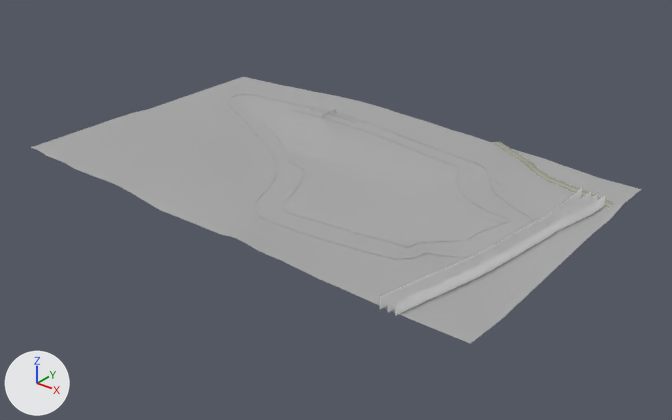
What one commit did to the Blender file knock/blender/knock.blend.
Rendered twice from a 50 mm camera at (1567.0, -1146.0, 799.0) aimed at (482.0, 210.0, -42.0). Lighting does not change. The marker at lower left points along +X, +Y and +Z.

Names of what the first picture shows: 'Forest', 'Forest.001', 'Forest.007', 'OUTER_TERRAIN', 'ROAD1', 'tkRS464.001'.
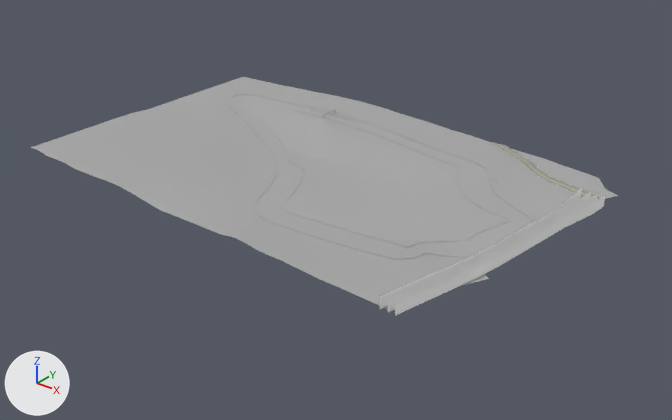
Commit message: Remove non-viewable terrain vertices in the East

Patch to the scene script:
```diff
--- a/knock/blender/knock.blend.py
+++ b/knock/blender/knock.blend.py
@@ me_outer_terrain @@
 # used by ob_outer_terrain; parent = ob_terr; location = (0.0, 0.0, 0.0)
-me_outer_terrain.from_pydata(...)  # 1319 vertices, 1976 faces; spans x -101.0..989.0, y 0.0..61.0, z -546.0..106.0
+me_outer_terrain.from_pydata(...)  # 1271 vertices, 1880 faces; spans x -101.0..965.0, y 0.0..61.0, z -546.0..106.0
+# me_outer_terrain part 1
+# 48 vertices are removed from x 873.0..989.0, y 0.0..30.0, z -546.0..100.0
+# 96 faces are deleted
 me_outer_terrain.materials.append(mat_x)
```

What differs and where, as boxes (x1, y1, x2, y2) in the pictures (672 x 420 px):
'OUTER_TERRAIN', reshaped (12% shorter): before (31, 77, 641, 343); after (31, 77, 618, 311)
part 1 of me_outer_terrain, deleted: before (393, 178, 641, 343)
